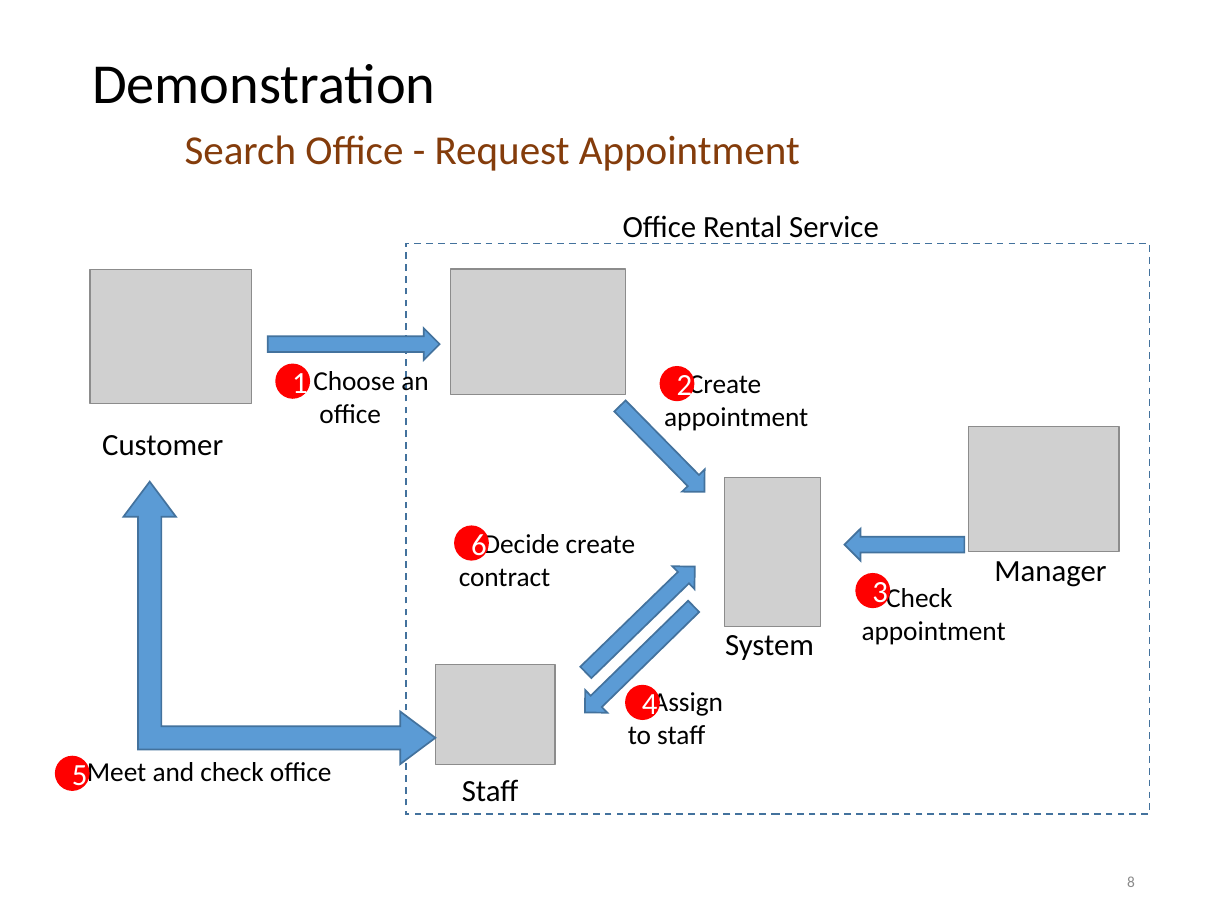
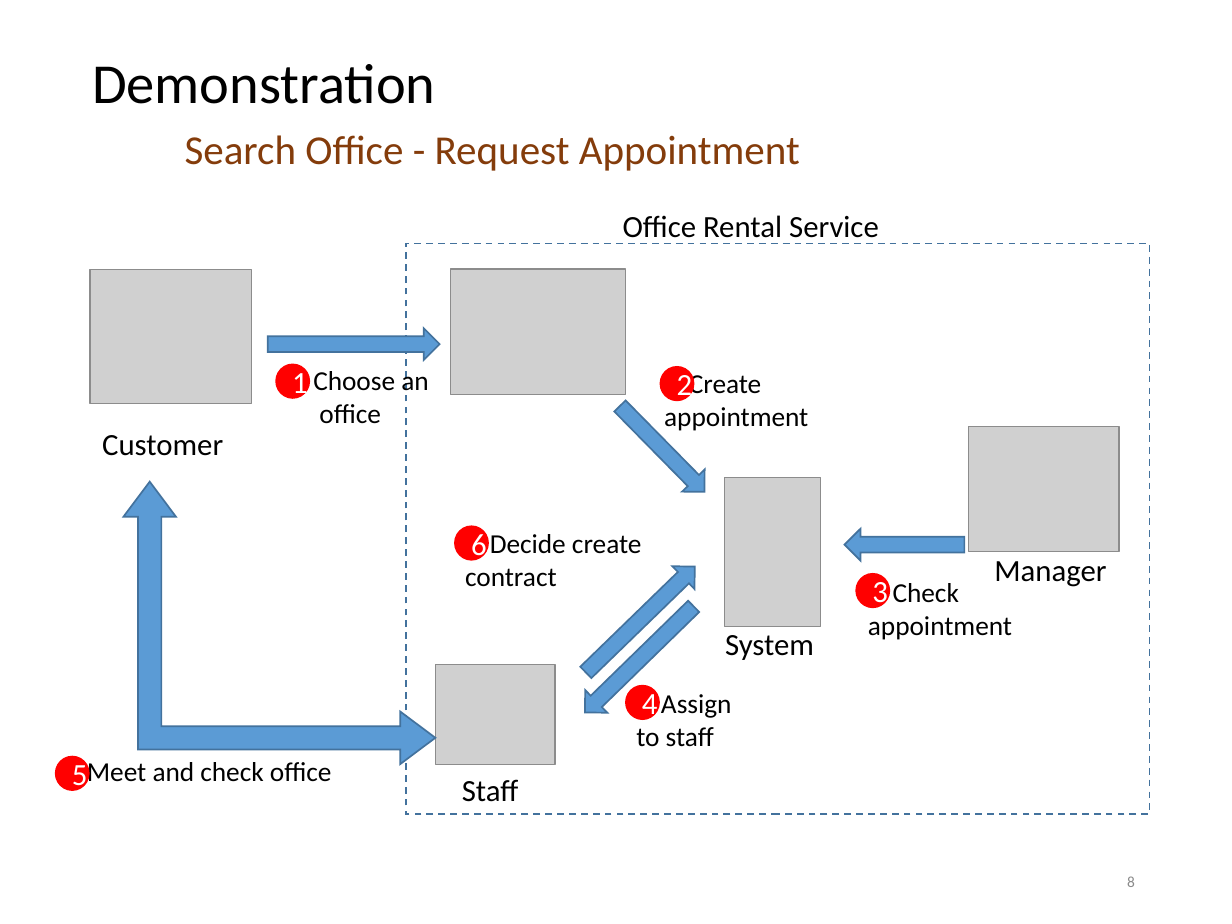
Before and after one commit to tienlx93/capstone-ors, a slide deck: slide 8 of doc/SlidePresentation 2 v3.pptx. Drawn at 1232x924 pixels with LibreOffice and Linux fonts; fonts in the diff are those of the drawing; grey boxes stand for pictures. Boxes give left, top, right and bottom in pixels: in the first picture for what was removed or moved away, otherwise in the second. Text is boxed around its words. In the diff, an @@ line names an element or a change of style, - is before the commit and + after.

Commit message:
fix slide

```diff
--- a/doc/SlidePresentation 2 v3.pptx
+++ b/doc/SlidePresentation 2 v3.pptx
@@ text "Decide create contract" rewrapped from (459, 530, 636, 587) to (465, 534, 642, 587) @@
@@ text "Check appointment" rewrapped from (862, 584, 1006, 645) to (868, 583, 1012, 640) @@
@@ text "Assign" rewrapped from (628, 688, 723, 745) to (636, 694, 732, 747) @@
```
Also in this commit, not shown: 1 slide removed.
